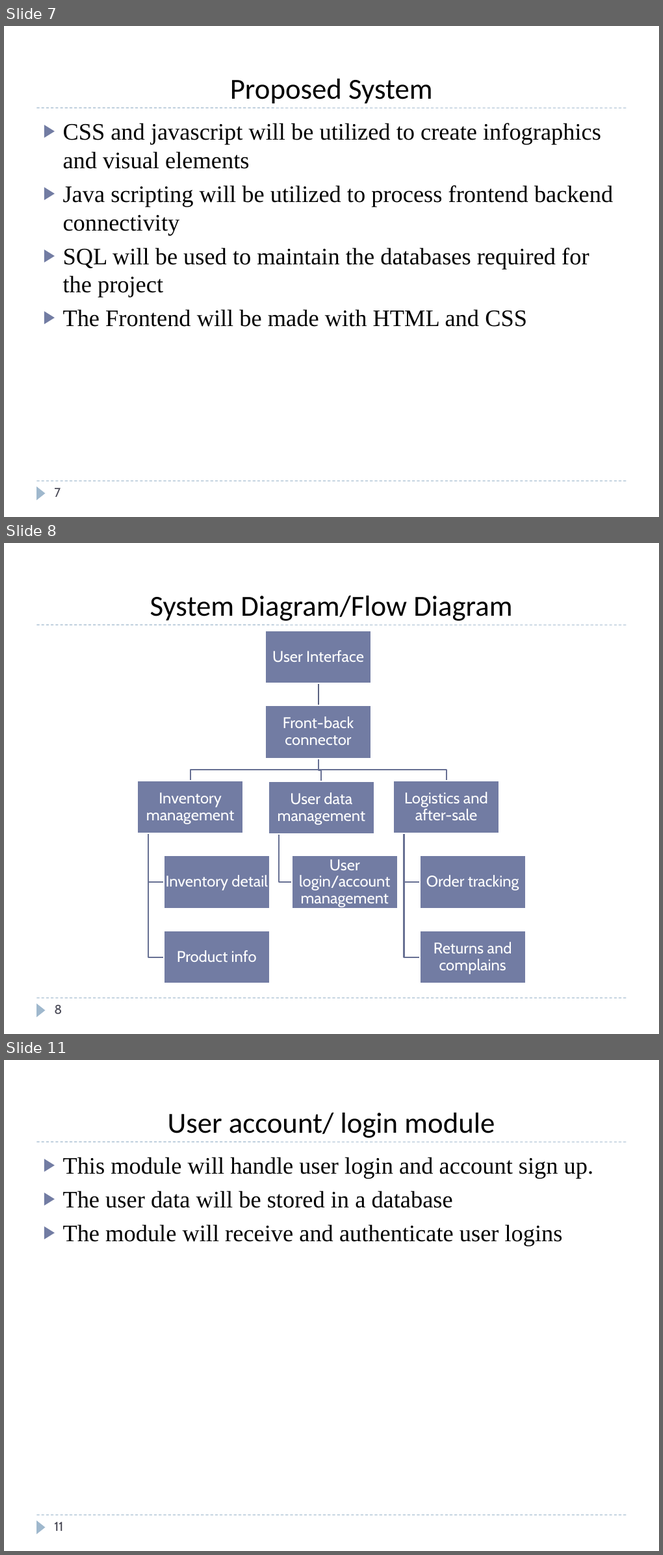
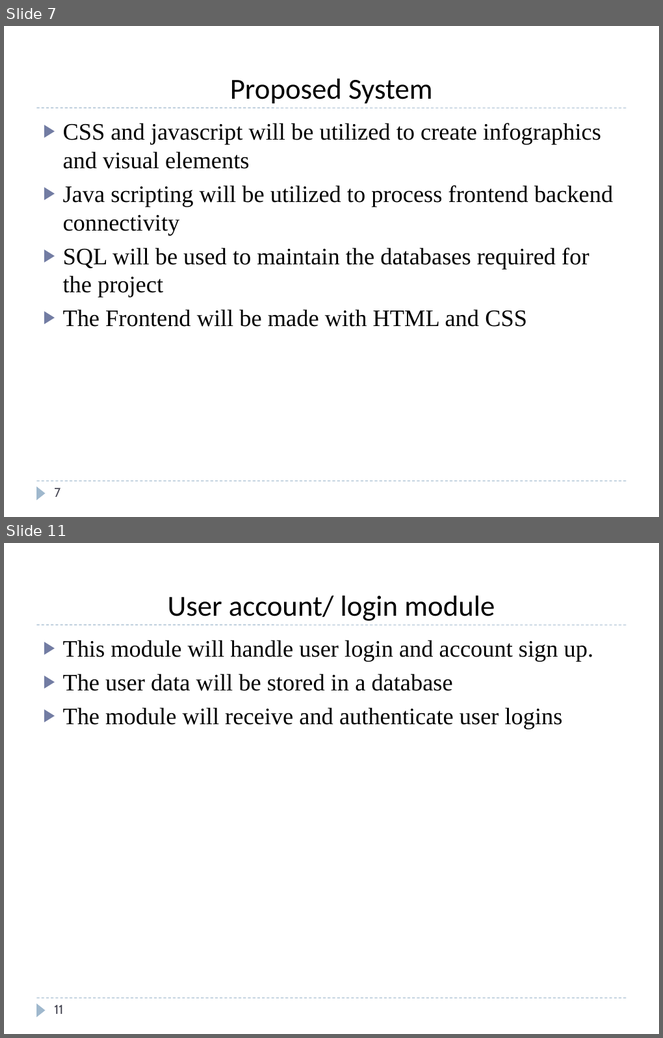
Before and after one commit to Easwer-ALU/ADP-project, a slide deck: ADP-PROJECT-PPT-TEMPLATE.pptx. Shown one above the other, each under a label of ours: slides 7, 8 and 11 before the commit, slides 7 and 11 after it; the slides between them are not shown. The pictures are 663x1555 and 663x1038 pixels, drawn with LibreOffice and Linux fonts; fonts in the diff are those of the drawing. Boxes give left, top, right and bottom in pixels: in the first picture for what was removed or moved away, otherwise in the second. Text is boxed around its words. In the diff, an @@ line names an element or a change of style, - is before the commit and + after.

```diff
--- a/ADP-PROJECT-PPT-TEMPLATE.pptx
+++ b/ADP-PROJECT-PPT-TEMPLATE.pptx
@@ slide 8 removed at (4,543,659,1034), background #FFFFFF; not listed: 3 template elements that a slide beside it also shows @@
@@ title removed at (150,596,512,621) @@
-System Diagram/Flow Diagram
@@ group removed at (138,631,525,984): 10 rectangles, 10 texts, 9 freeform shapes @@
-User Interface
-Front-back connector
-Inventory management
-Inventory detail
-Product info
-User data management
-User login/account management
-Logistics and after-sale
-Order tracking
-Returns and complains
@@ page number removed at (54,1005,62,1014) @@
-8
```
Also in this commit, not shown: 3 slides changed, 1 slide added, 1 other slide removed, 5 other files.
